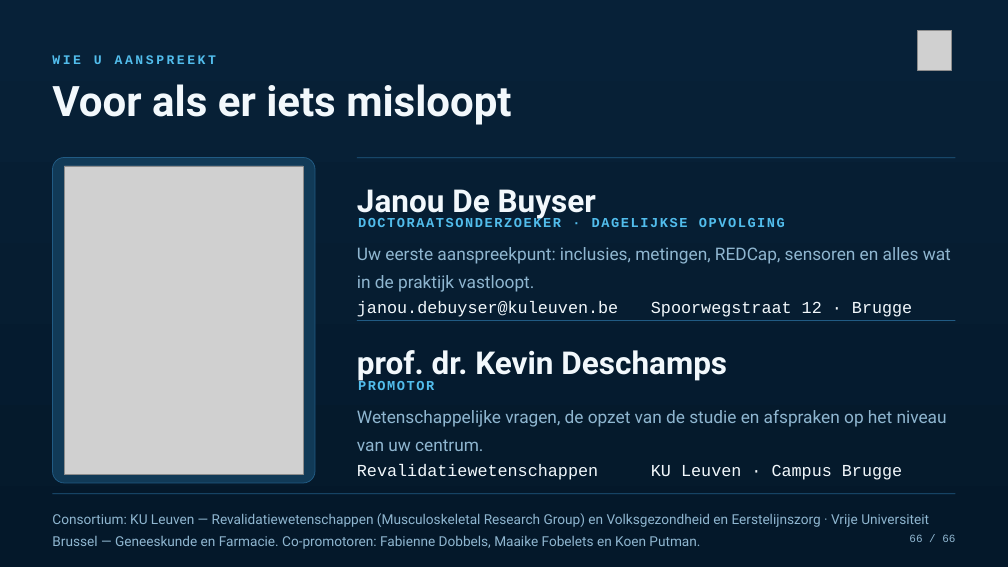
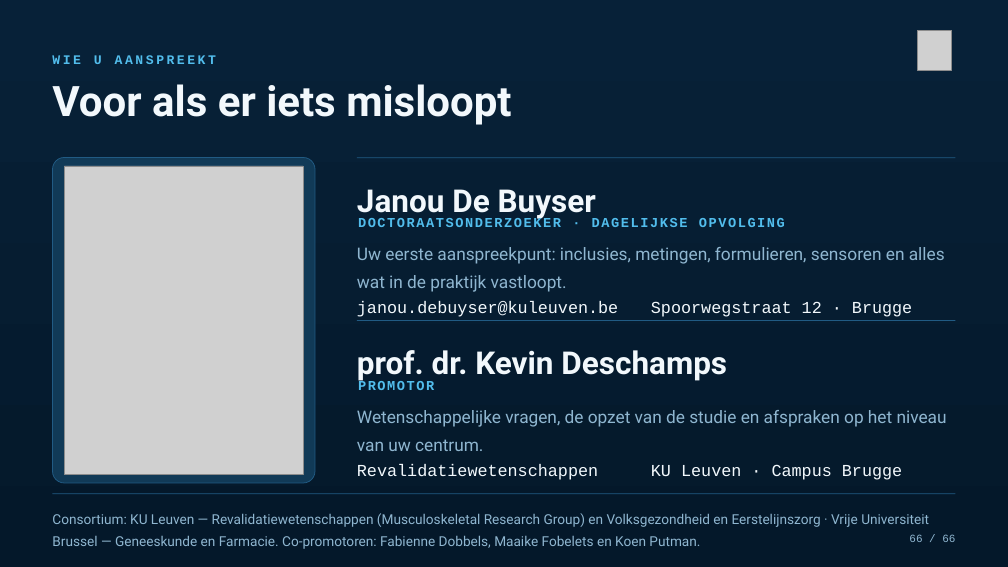
Before and after one commit to Dellfs/paradise-project, a slide deck: slide 66 of PARADISE_presentatie/PARADISE_opleidingssessie_voetklinieken.pptx. Drawn at 1008x567 pixels with LibreOffice and Linux fonts; fonts in the diff are those of the drawing; grey boxes stand for pictures. Boxes give left, top, right and bottom in pixels: in the first picture for what was removed or moved away, otherwise in the second. Text is boxed around its words. In the diff, an @@ line names an element or a change of style, - is before the commit and + after.

```diff
--- a/PARADISE_presentatie/PARADISE_opleidingssessie_voetklinieken.pptx
+++ b/PARADISE_presentatie/PARADISE_opleidingssessie_voetklinieken.pptx
@@ text at [357, 247, 945, 292]: text changed @@
-Uw eerste aanspreekpunt: inclusies, metingen, REDCap, sensoren en alles wat in de praktijk vastloopt.
+Uw eerste aanspreekpunt: inclusies, metingen, formulieren, sensoren en alles wat in de praktijk vastloopt.
```
Also in this commit, not shown: 5 other slides changed, 1 other file.
